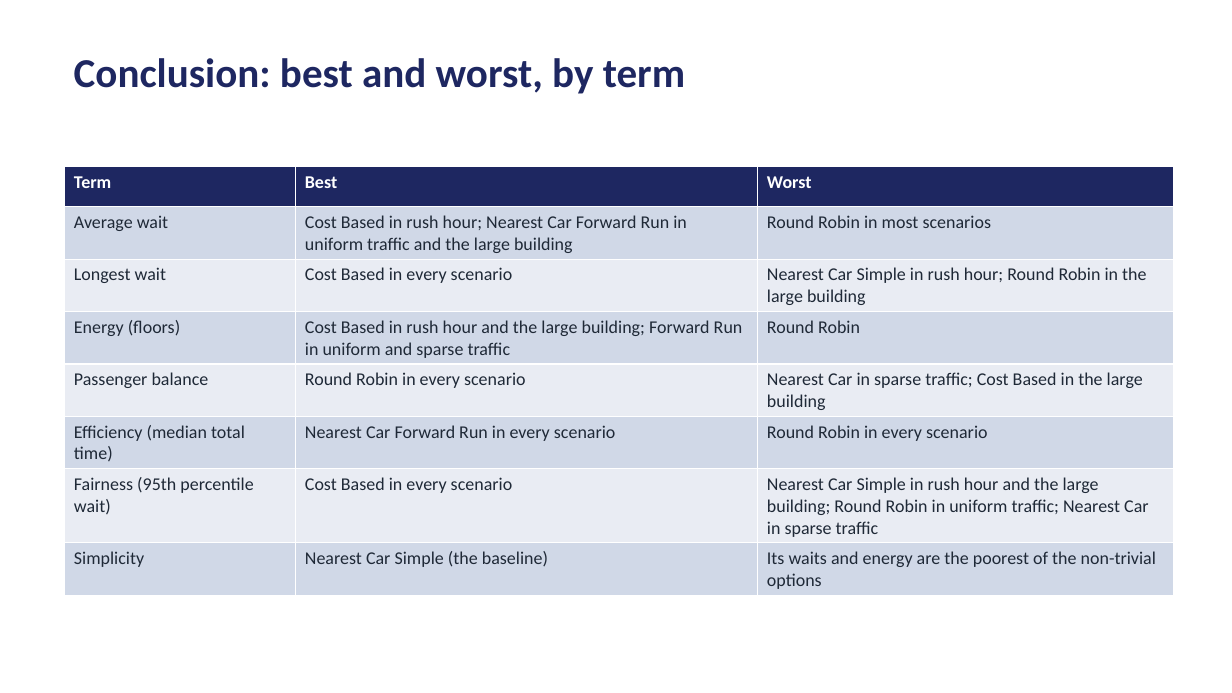
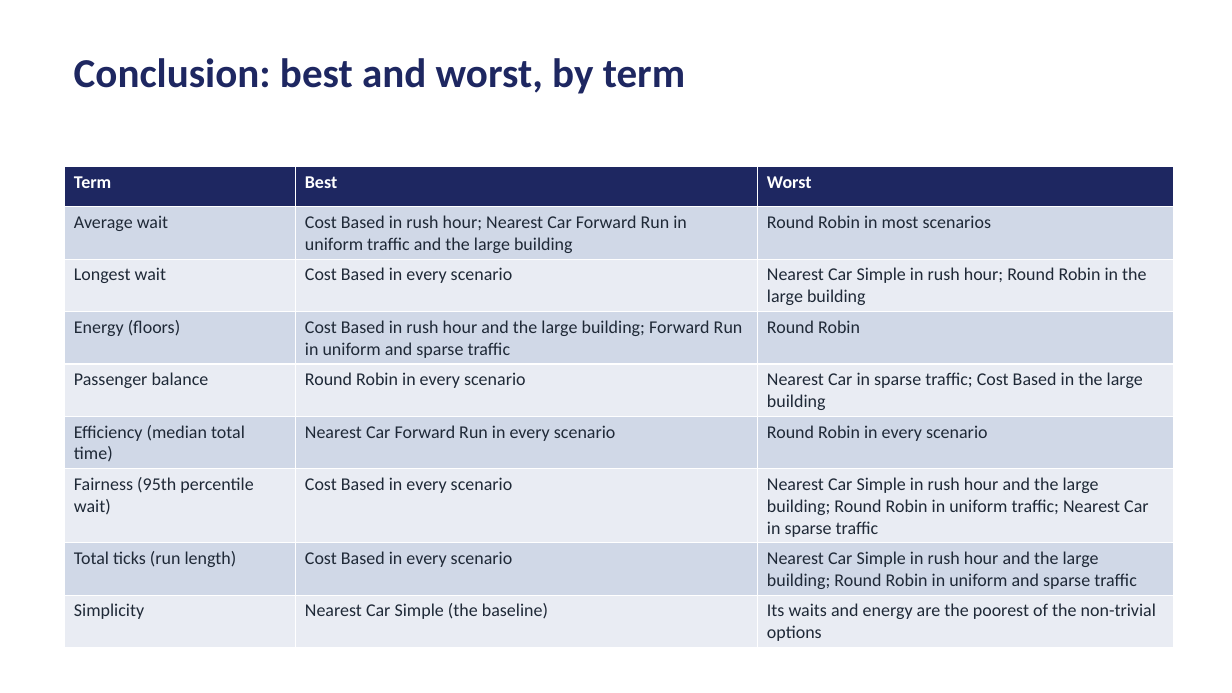
Before and after one commit to yashrajarora/kkr-simulator-python, a slide deck: slide 24 of docs/elevator_strategies_summary.pptx. Drawn at 1232x693 pixels with LibreOffice and Linux fonts; fonts in the diff are those of the drawing. Boxes give left, top, right and bottom in pixels: in the first picture for what was removed or moved away, otherwise in the second. Text is boxed around its words. In the diff, an @@ line names an element or a change of style, - is before the commit and + after.

Commit message:
Added new metrics for total ticks

```diff
--- a/docs/elevator_strategies_summary.pptx
+++ b/docs/elevator_strategies_summary.pptx
@@ table at bbox=[65, 166, 1174, 645] @@
+row 8: Total ticks (run length) | Cost Based in every scenario | Nearest Car Simple in rush hour and the large building; Round Robin in uniform and sparse traffic
```
Also in this commit, not shown: 7 other slides changed, 10 other files.
